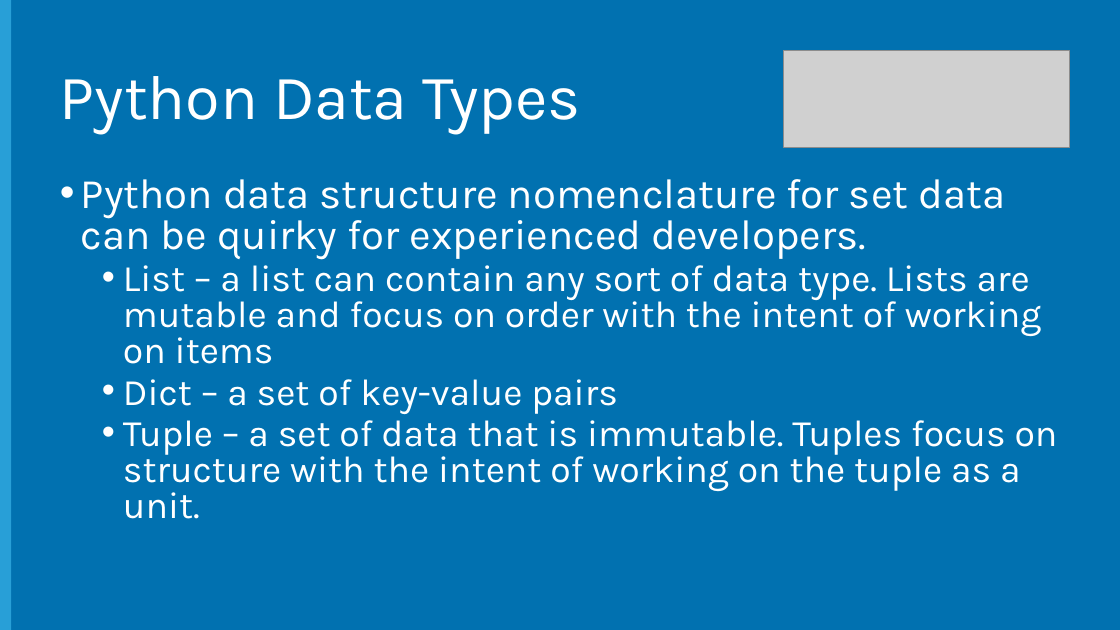
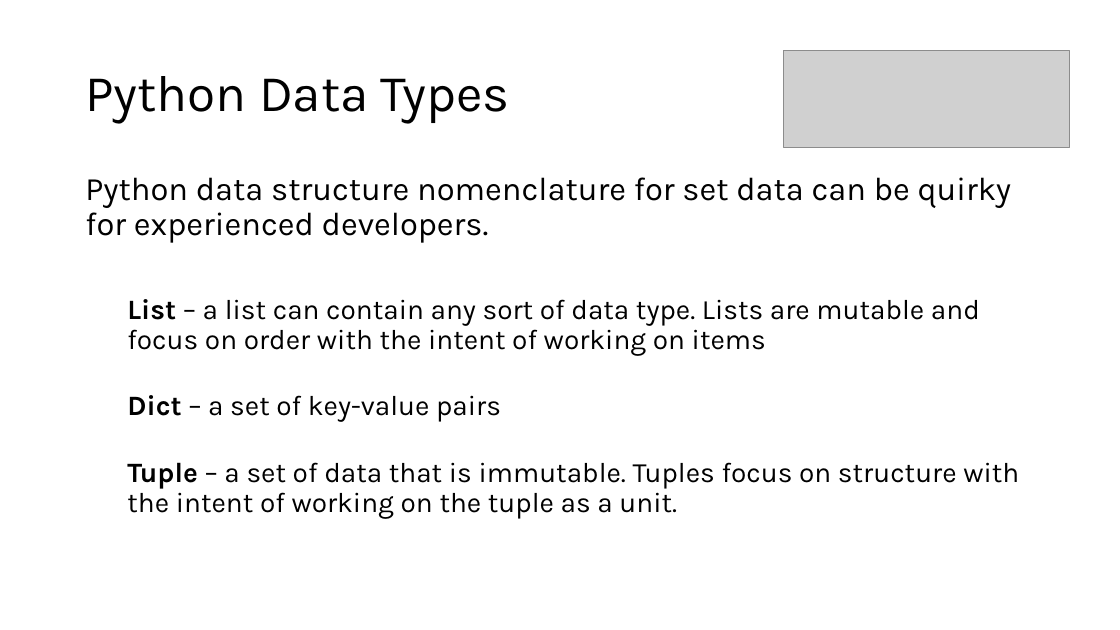
Before and after one commit to jorge2412/DataLake2, a slide deck: slide 5 of Open Dev Framework/Python/Session 1 - Introduction and Slides (Draft)/Introduction to Python.pptx. Drawn at 1120x630 pixels with LibreOffice and Linux fonts; fonts in the diff are those of the drawing; grey boxes stand for pictures; background and template pictures are left out. Boxes give left, top, right and bottom in pixels: in the first picture for what was removed or moved away, otherwise in the second. Text is boxed around its words. In the diff, an @@ line names an element or a change of style, - is before the commit and + after.

Commit message:
Updated Python lab

```diff
--- a/Open Dev Framework/Python/Session 1 - Introduction and Slides (Draft)/Introduction to Python.pptx
+++ b/Open Dev Framework/Python/Session 1 - Introduction and Slides (Draft)/Introduction to Python.pptx
@@ background #0171B0 to #FFFFFF @@
@@ rectangle removed at <box>0,0,11,630</box> @@
@@ title "Python Data Types": place and size @@
-title "Python Data Types" at <box>60,76,581,135</box>
+title "Python Data Types" at <box>85,76,510,123</box>
@@ title "Python Data Types" at <box>85,76,510,123</box>: size 54 to 44 pt, text colour #FFFFFF to #000000 @@
@@ text "Python data structure nomenclature for ..." at <box>85,177,1019,519</box>: size 36 to 28 pt in "Python data structure nomenclature for set data ..."; text colour #FFFFFF to #000000; size 32 to 24 pt in "List – a list can contain any ...", "Dict – a set of key-value pairs", "Tuple – a set of data that ..."; bold on in "List", "Dict", "Tuple"; bullet • to none; line spacing 0.8 to 0.9 @@
```
Also in this commit, not shown: 18 other slides changed, 2 slides added, 3 slides removed, 14 other files.
